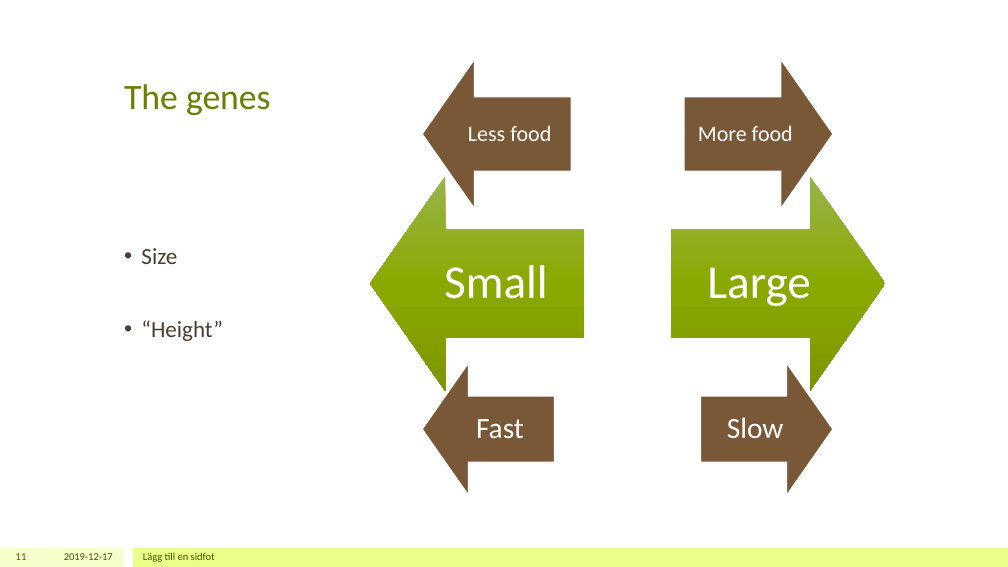
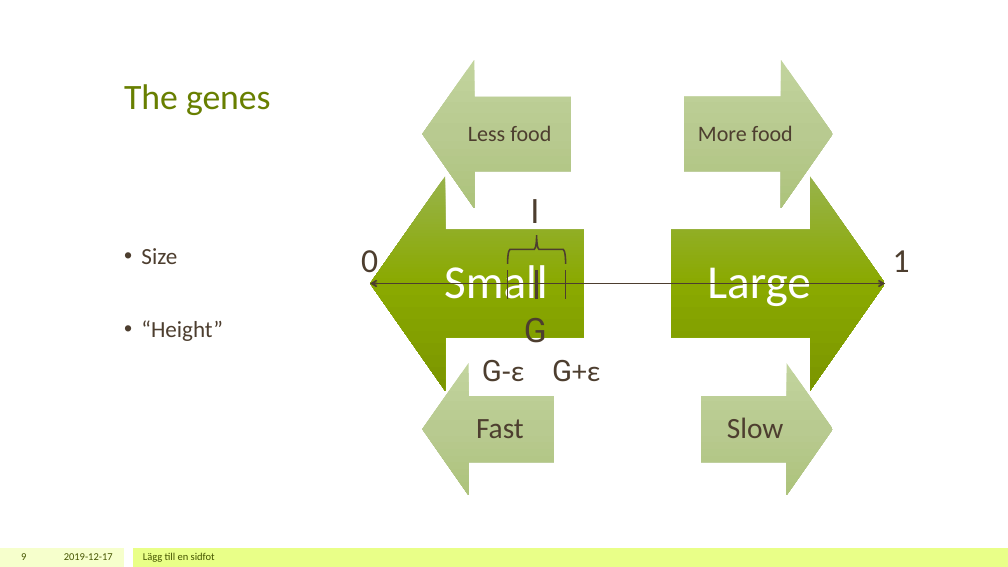
Before and after one commit to xRadne/Differentiation-of-Species, a slide deck: slide 9 of Differentiation of species.pptx (slide 11 before the commit). Drawn at 1008x567 pixels with LibreOffice and Linux fonts; fonts in the diff are those of the drawing. Boxes give left, top, right and bottom in pixels: in the first picture for what was removed or moved away, otherwise in the second. Text is boxed around its words. In the diff, an @@ line names an element or a change of style, - is before the commit and + after.

Commit message:
Updated powerpoint

```diff
--- a/Differentiation of species.pptx
+++ b/Differentiation of species.pptx
@@ fill #795837 to gradient #C3D59D to #B8CB90 to #AEC47C; outline #FFFFFF 1 pt to none in 4 elements at [423,363,555,495], [701,363,833,495], [423,60,572,209], [684,60,833,209] @@
@@ text colour #FFFFFF to #4D3E2F in 4 elements at [476,419,524,438], [727,417,784,438], [468,125,551,141], [698,125,793,141] @@
@@ text added at [530,199,539,231], 32 pt, text #4D3E2F @@
+I
@@ left brace added at [508,236,566,264], outline #4D3E2F 1.5 pt @@
@@ text added at [361,250,378,280], 32 pt, text #4D3E2F @@
+0
@@ text added at [893,250,910,272], 32 pt, text #4D3E2F @@
+1
@@ double arrow added from (370, 284) to (885, 284), #4D3E2F 1.5 pt @@
@@ line added from (507, 271) to (507, 299), #4D3E2F 1.5 pt @@
@@ line added from (536, 271) to (536, 299), #4D3E2F 1.5 pt @@
@@ line added from (538, 271) to (538, 299), #4D3E2F 1.5 pt @@
@@ line added from (566, 271) to (566, 299), #4D3E2F 1.5 pt @@
@@ text added at [524,318,547,351], 32 pt, text #4D3E2F @@
+G
@@ text added at [482,360,524,382], 28 pt, text #4D3E2F @@
+G-ε
@@ text added at [552,360,600,382], 28 pt, text #4D3E2F @@
+G+ε
@@ page number at [21,553,26,560]: text changed @@
-11
+9
```
Also in this commit, not shown: 1 slide added, 4 slides removed.
